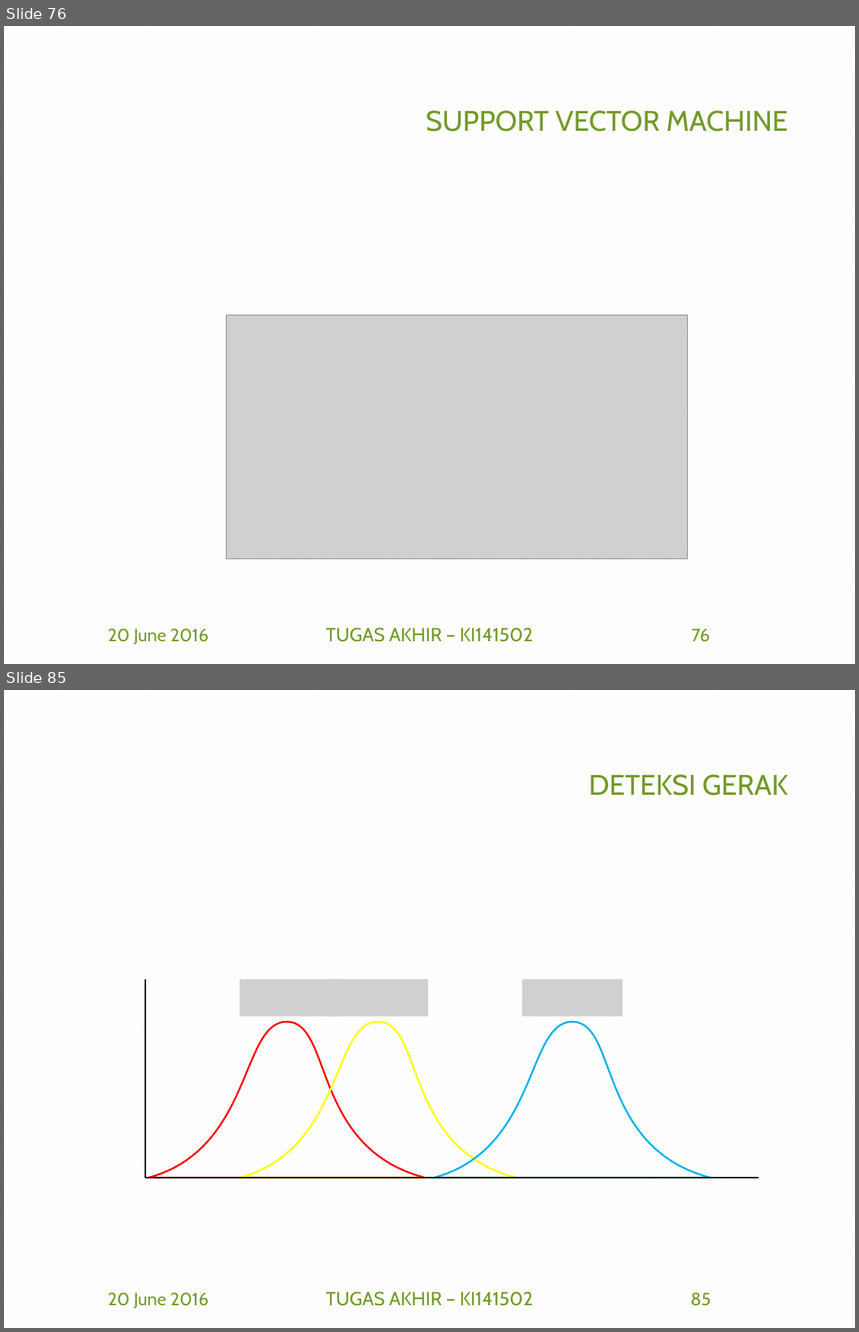
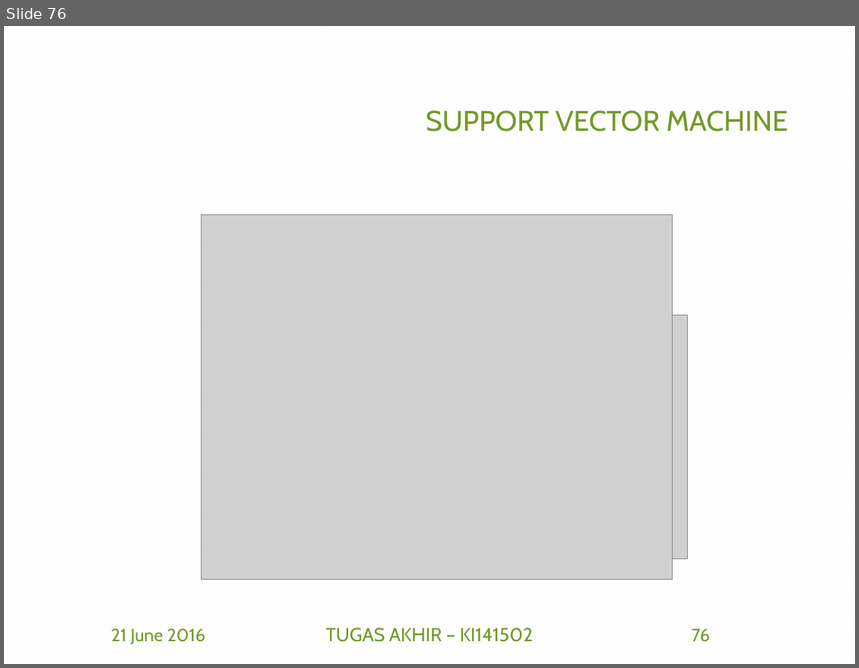
Before and after one commit to afdhalbasith/TA, a slide deck: SiapSidang/5112100153_Afdhal B.pptx. Shown one above the other, each under a label of ours: slides 76 and 85 before the commit, slide 76 after it; the slides between them are not shown. The pictures are 859x1332 and 859x668 pixels, drawn with LibreOffice and Linux fonts; fonts in the diff are those of the drawing; grey boxes stand for pictures; background and template pictures are left out. Boxes give left, top, right and bottom in pixels: in the first picture for what was removed or moved away, otherwise in the second. Text is boxed around its words. In the diff, an @@ line names an element or a change of style, - is before the commit and + after.

```diff
--- a/SiapSidang/5112100153_Afdhal B.pptx
+++ b/SiapSidang/5112100153_Afdhal B.pptx
@@ slide 85 removed at [4, 690, 855, 1328], background pattern #F2F2F2 on #FFFFFF @@
@@ title removed at [589, 774, 788, 796] @@
-DETEKSI GERAK
@@ line removed from (145, 980) to (145, 1178) @@
@@ picture removed at [240, 980, 340, 1017] @@
@@ picture removed at [329, 980, 429, 1017] @@
@@ picture removed at [522, 980, 623, 1017] @@
@@ freeform shape removed at [148, 1022, 425, 1178] @@
@@ freeform shape removed at [240, 1022, 516, 1178] @@
@@ freeform shape removed at [434, 1022, 711, 1178] @@
@@ line removed from (758, 1178) to (145, 1178) @@
@@ text removed at [108, 1293, 208, 1309] @@
-20 June 2016
@@ text removed at [326, 1292, 533, 1306] @@
-TUGAS AKHIR – KI141502
@@ page number removed at [691, 1293, 712, 1306] @@
-85
@@ slide 76 changed as well @@
@@ picture added at [202, 215, 673, 580] @@
@@ text at [111, 629, 205, 645]: text changed @@
-20 June 2016
+21 June 2016
```
Also in this commit, not shown: 86 other slides changed, 13 other slides removed.
